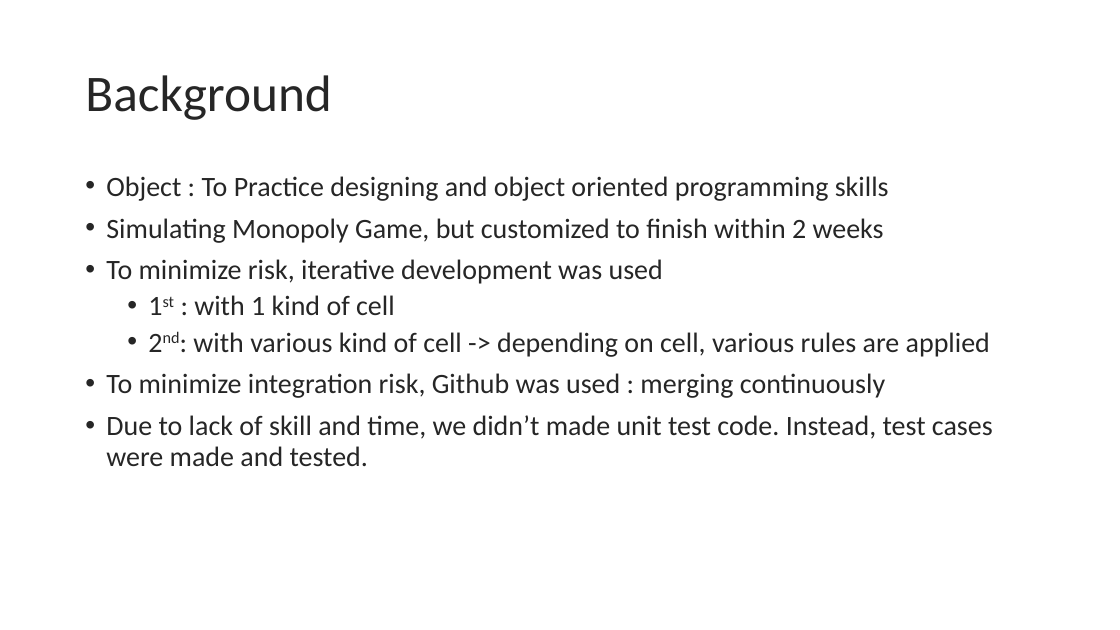
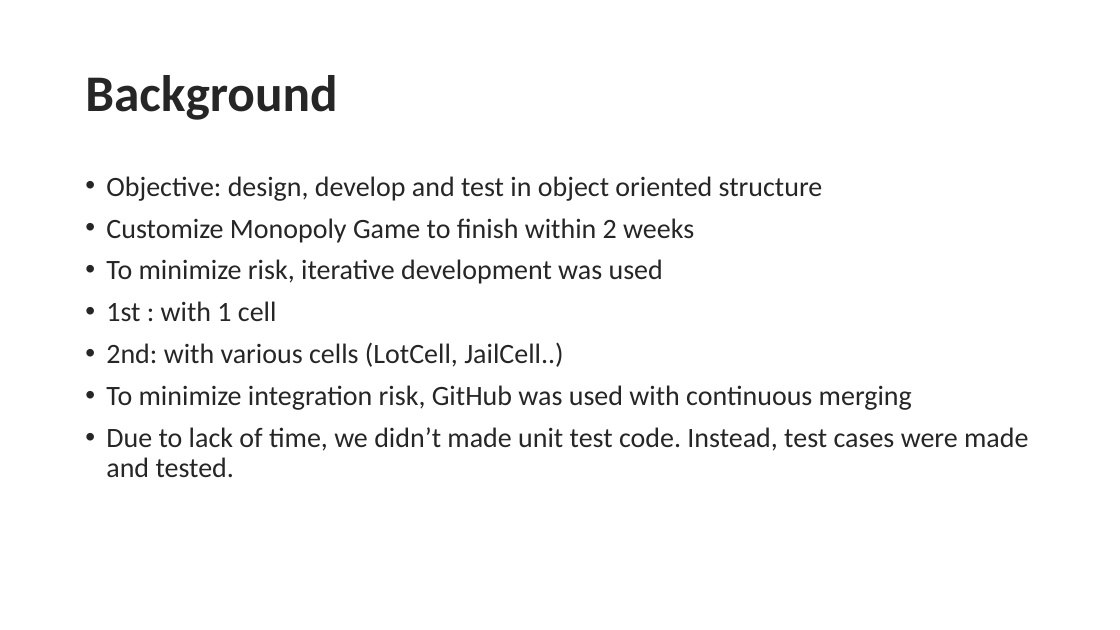
Before and after one commit to HassanNahhal/CS_Proj, a slide deck: slide 2 of Documents/FinalPresentation.pptx. Drawn at 1120x630 pixels with LibreOffice and Linux fonts; fonts in the diff are those of the drawing; background and template pictures are left out. Boxes give left, top, right and bottom in pixels: in the first picture for what was removed or moved away, otherwise in the second. Text is boxed around its words. In the diff, an @@ line names an element or a change of style, - is before the commit and + after.

Commit message:
Add Test mode fix bug at Lot Cell Modify Presentation PPT

```diff
--- a/Documents/FinalPresentation.pptx
+++ b/Documents/FinalPresentation.pptx
@@ title "Background" at <box>85,75,337,120</box>: bold on @@
@@ text at <box>106,176,823,243</box>: text changed @@
-• Object : To Practice designing and object oriented programming skills
-• Simulating Monopoly Game, but customized to finish within 2 weeks
+• Objective: design, develop and test in object oriented structure
+• Customize Monopoly Game to finish within 2 weeks
@@ text at <box>106,301,1028,477</box>: text changed @@
-  • 1st : with 1 kind of cell
-  • 2nd: with various kind of cell -> depending on cell, various rules are applied
-• To minimize integration risk, Github was used : merging continuously
-• Due to lack of skill and time, we didn’t made unit test code. Instead, test cases were made and tested.
+• 1st : with 1 cell
+• 2nd: with various cells (LotCell, JailCell..)
+• To minimize integration risk, GitHub was used with continuous merging
+• Due to lack of time, we didn’t made unit test code. Instead, test cases were made and tested.
```
Also in this commit, not shown: 8 other slides changed, 4 other files.
